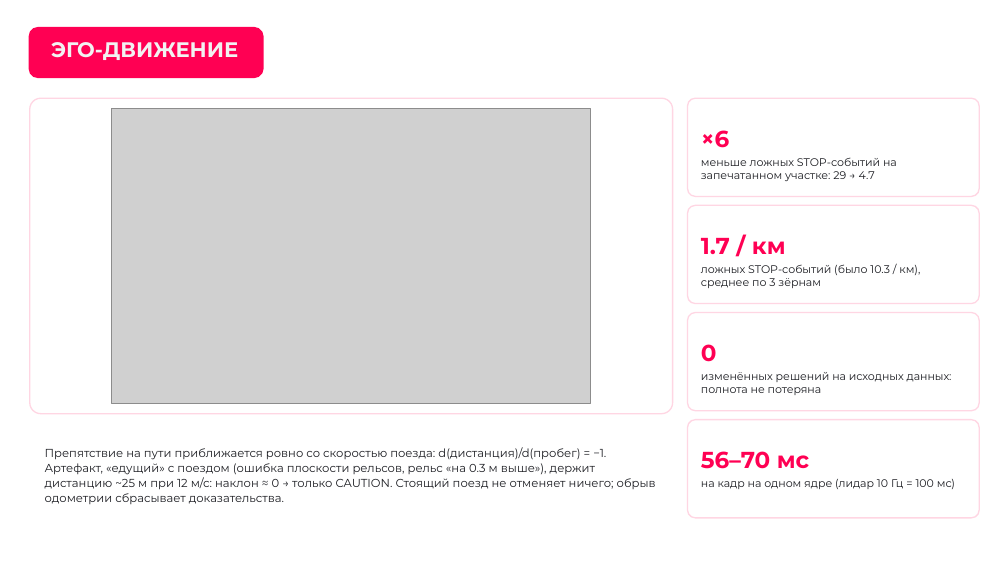
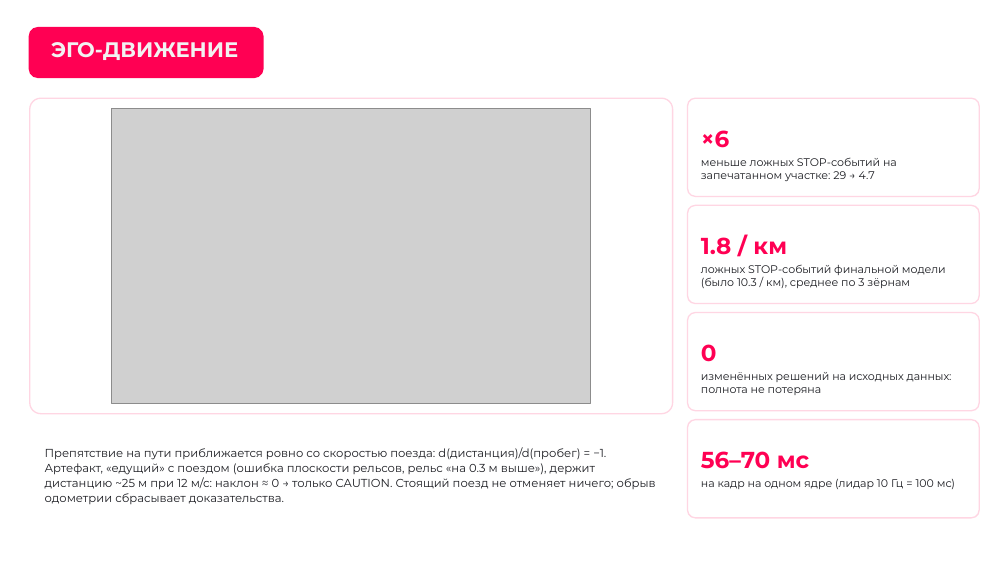
Before and after one commit to EhimenNathan/tunnelguard-lct2026, a slide deck: slide 22 of presentation/TunnelGuard_LCT2026.pptx. Drawn at 1008x567 pixels with LibreOffice and Linux fonts; fonts in the diff are those of the drawing; grey boxes stand for pictures; background and template pictures are left out. Boxes give left, top, right and bottom in pixels: in the first picture for what was removed or moved away, otherwise in the second. Text is boxed around its words. In the diff, an @@ line names an element or a change of style, - is before the commit and + after.

```diff
--- a/presentation/TunnelGuard_LCT2026.pptx
+++ b/presentation/TunnelGuard_LCT2026.pptx
@@ text at bbox=[701, 237, 787, 255]: text changed @@
-1.7 / км
+1.8 / км
@@ text at bbox=[701, 265, 946, 288]: text changed @@
-ложных STOP-событий (было 10.3 / км), среднее по 3 зёрнам
+ложных STOP-событий финальной модели (было 10.3 / км), среднее по 3 зёрнам
```
Also in this commit, not shown: 6 other slides changed, 1 slide added.
